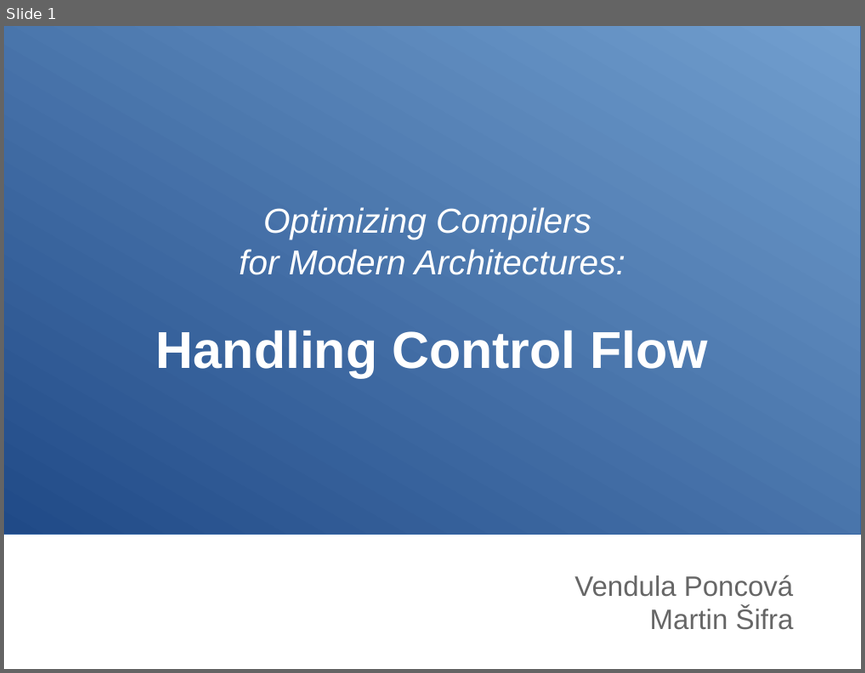
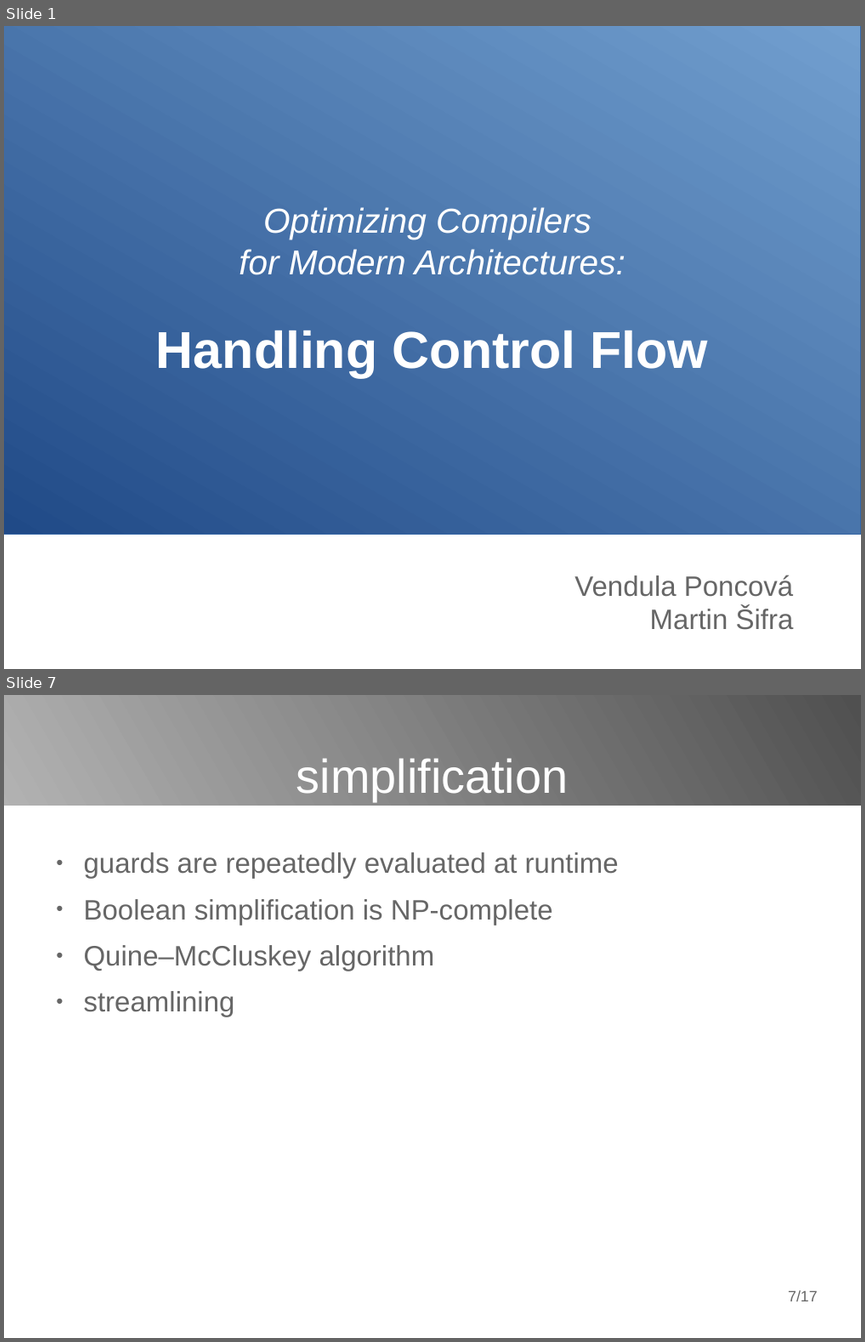
Before and after one commit to poncovka/vype-compiler, a slide deck: presentation/presentation.odp. Shown one above the other, each under a label of ours: slide 1 before the commit, slides 1 and 7 after it; the slides between them are not shown. The pictures are 865x673 and 865x1342 pixels, drawn with LibreOffice and Linux fonts; fonts in the diff are those of the drawing. Boxes give left, top, right and bottom in pixels: in the first picture for what was removed or moved away, otherwise in the second. Text is boxed around its words. In the diff, an @@ line names an element or a change of style, - is before the commit and + after.

```diff
--- a/presentation/presentation.odp
+++ b/presentation/presentation.odp
@@ slide 7 added at bbox=[4, 695, 861, 1338], background #FFFFFF @@
@@ rectangle added at bbox=[4, 695, 861, 805], fill gradient #4C4C4C to #B3B3B3 @@
@@ title added at bbox=[296, 758, 568, 801], 44 pt, text #FFFFFF @@
+simplification
@@ text added at bbox=[84, 852, 619, 1017], 26 pt, text #666666 @@
+● guards are repeatedly evaluated at runtime
+● Boolean simplification is NP-complete
+● Quine–McCluskey algorithm
+● streamlining
@@ page number added at bbox=[788, 1290, 817, 1301], 14 pt, text #666666 @@
+7/17
```
Also in this commit, not shown: 4 slides changed, 11 other slides added, 8 slides removed, 1 other file.
